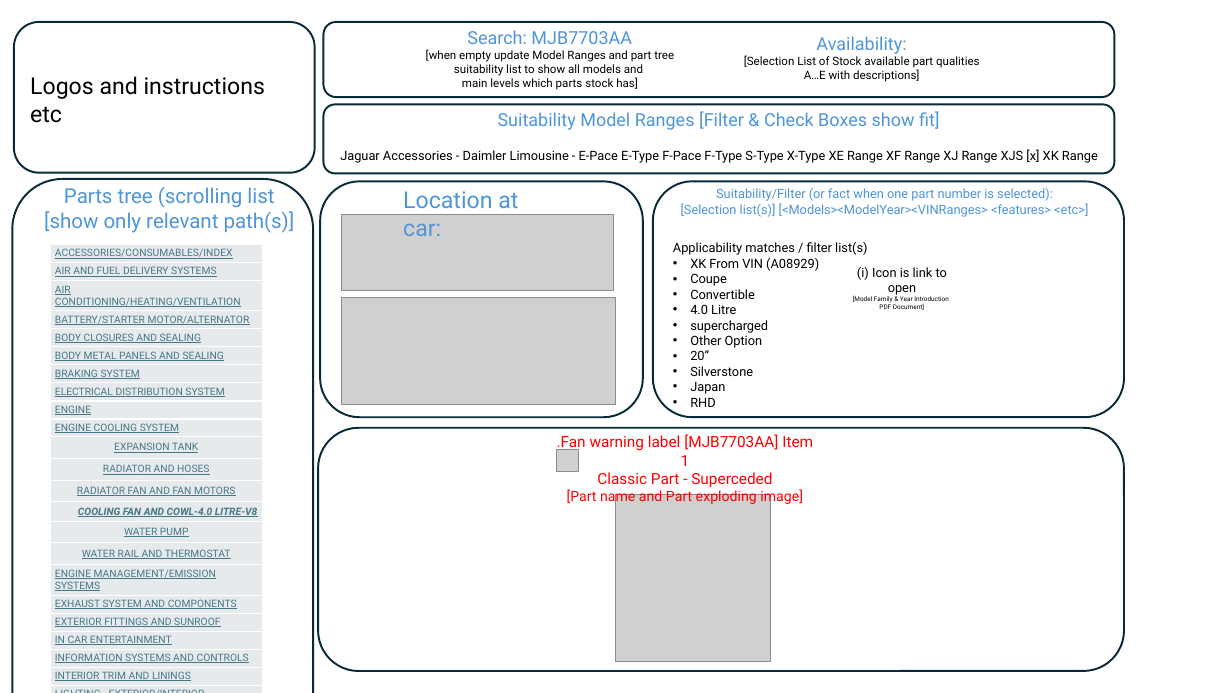
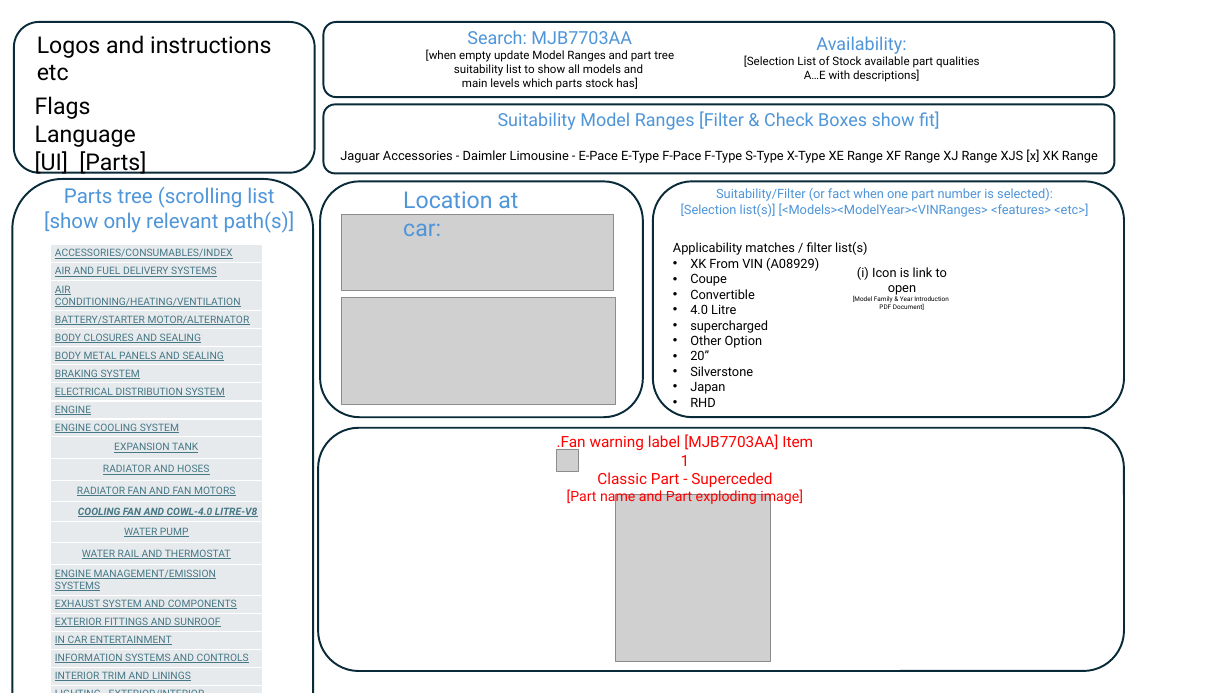
Before and after one commit to jagports/jagports, a slide deck: slide 1 of 5-Implementation-Projects/internet/jagports/solution/vieps/UI_CONCEPTS/VIEPS UI-Concepts.pptx. Drawn at 1232x693 pixels with LibreOffice and Linux fonts; fonts in the diff are those of the drawing; grey boxes stand for pictures; background and template pictures are left out. Boxes give left, top, right and bottom in pixels: in the first picture for what was removed or moved away, otherwise in the second. Text is boxed around its words. In the diff, an @@ line names an element or a change of style, - is before the commit and + after.

```diff
--- a/5-Implementation-Projects/internet/jagports/solution/vieps/UI_CONCEPTS/VIEPS UI-Concepts.pptx
+++ b/5-Implementation-Projects/internet/jagports/solution/vieps/UI_CONCEPTS/VIEPS UI-Concepts.pptx
@@ text "Logos and instructions etc": place and size @@
-text "Logos and instructions etc" at bbox=[30, 76, 265, 123]
+text "Logos and instructions etc" at bbox=[37, 35, 271, 81]
@@ text added at bbox=[35, 96, 146, 174], 18 pt, text #000000 @@
+Flags Language
+[UI] [Parts]
```
Also in this commit, not shown: 1 other file.
